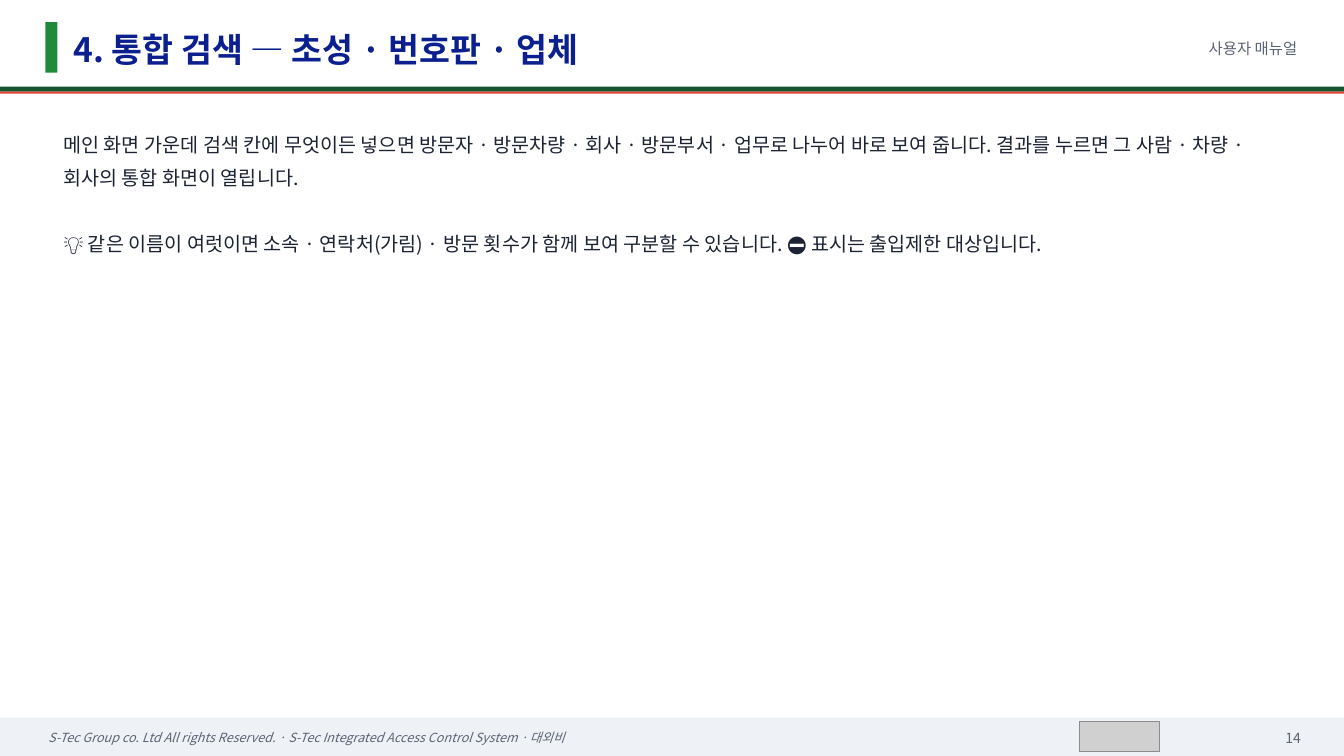
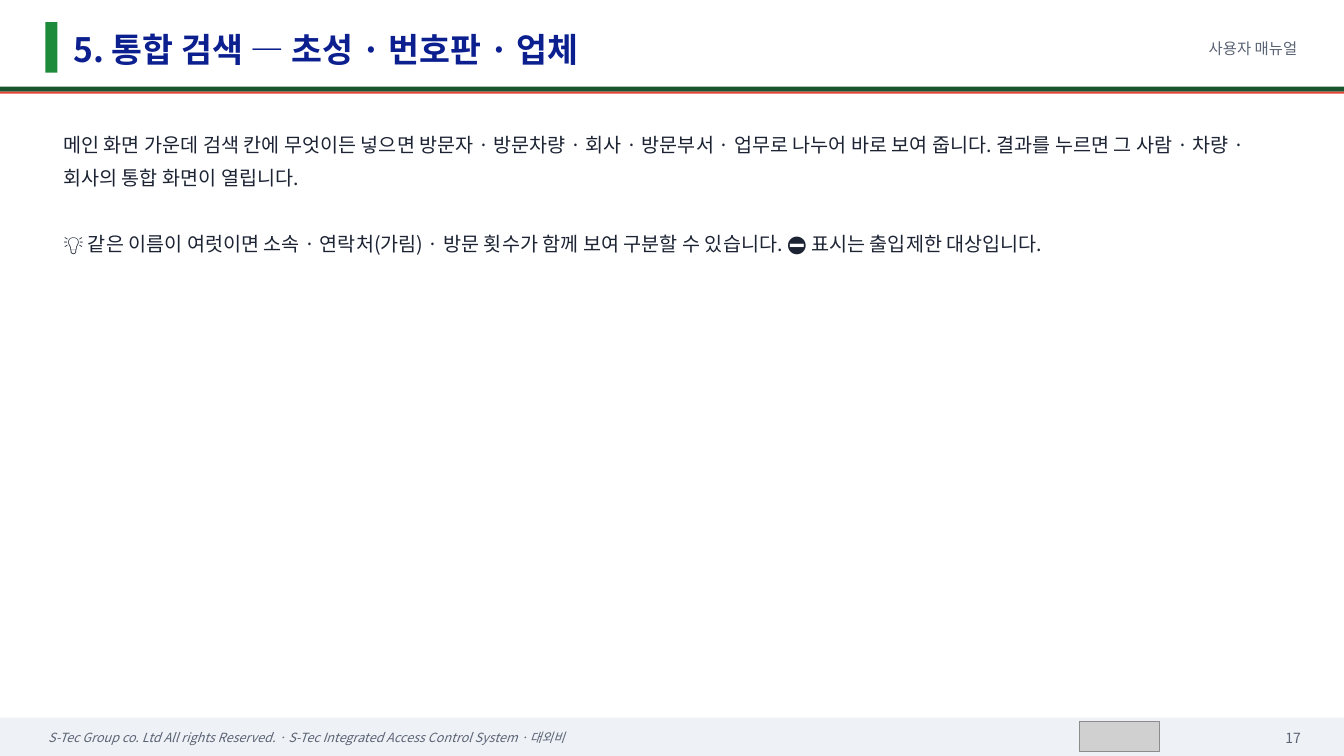
Before and after one commit to sadness500-boop/S-Tec-Integrated-Access-Control-System, a slide deck: slide 17 of docs/매뉴얼/에스텍_통합출입관리시스템_사용자매뉴얼.pptx (slide 14 before the commit). Drawn at 1344x756 pixels with LibreOffice and Linux fonts; fonts in the diff are those of the drawing; grey boxes stand for pictures. Boxes give left, top, right and bottom in pixels: in the first picture for what was removed or moved away, otherwise in the second. Text is boxed around its words. In the diff, an @@ line names an element or a change of style, - is before the commit and + after.

```diff
--- a/docs/매뉴얼/에스텍_통합출입관리시스템_사용자매뉴얼.pptx
+++ b/docs/매뉴얼/에스텍_통합출입관리시스템_사용자매뉴얼.pptx
@@ text at [73,33,579,65]: text changed @@
-4. 통합 검색 — 초성 · 번호판 · 업체
+5. 통합 검색 — 초성 · 번호판 · 업체
@@ text at [1285,733,1301,743]: text changed @@
-14
+17
```
Also in this commit, not shown: 36 other slides changed, 7 slides added, 28 other files.
